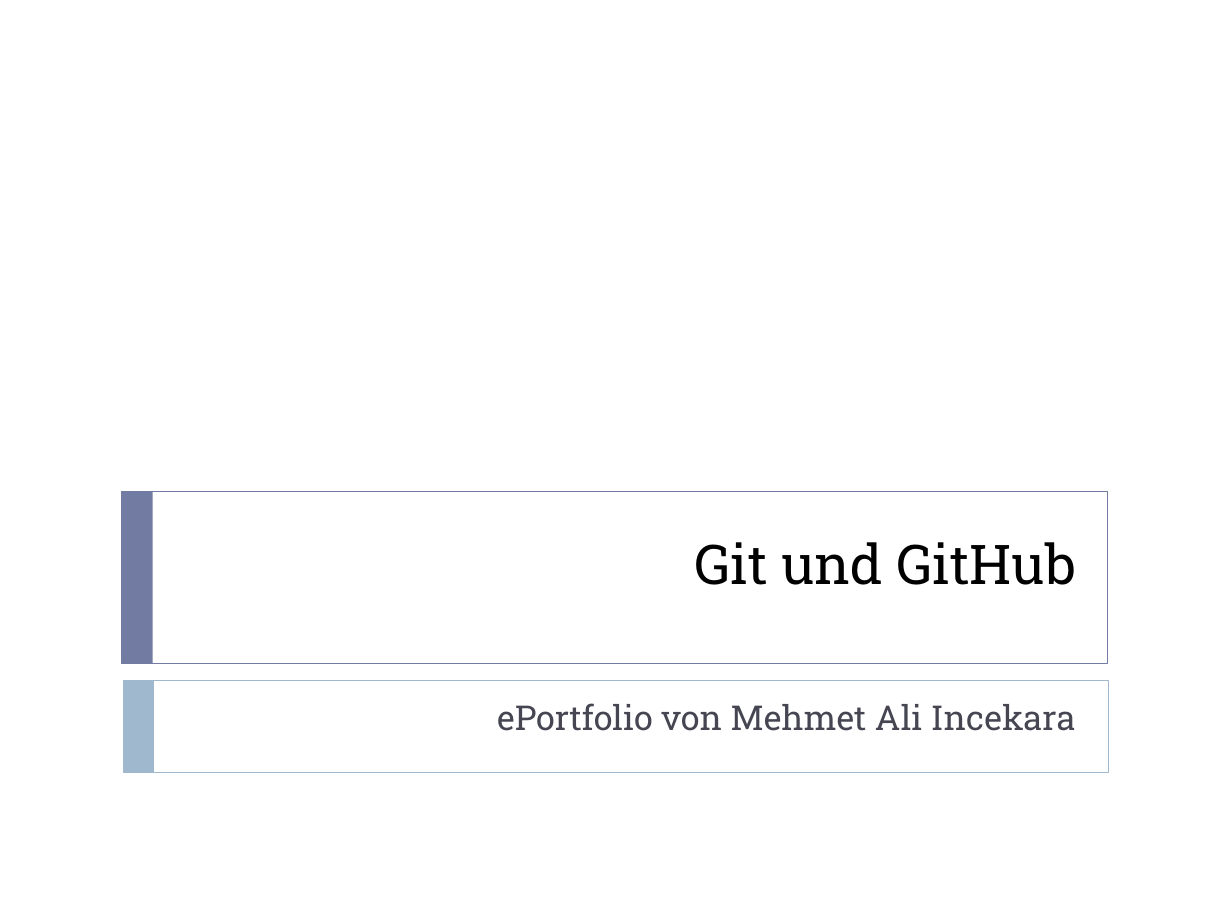
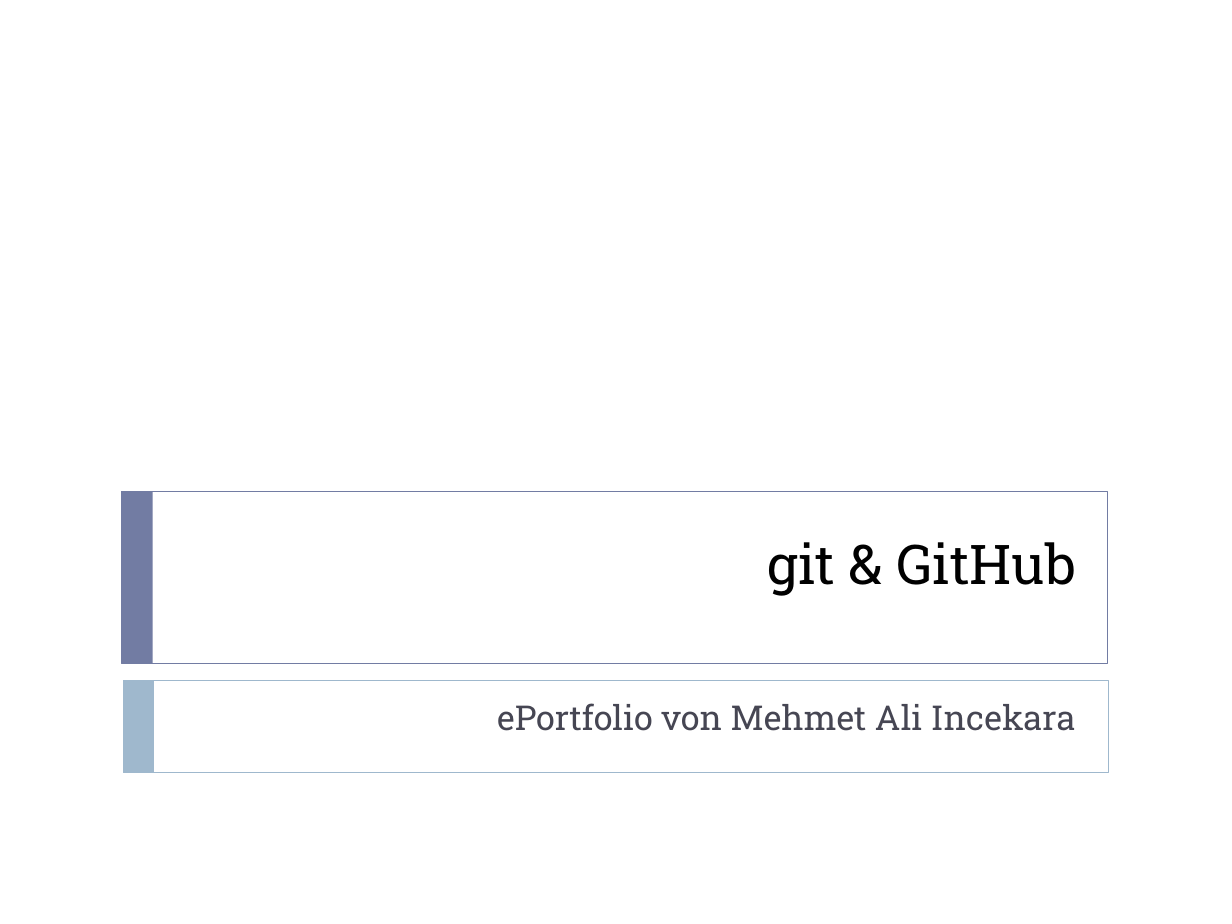
Before and after one commit to xnappy/ePortfolio, a slide deck: slide 1 of Git-und-GitHub.pptx. Drawn at 1232x924 pixels with LibreOffice and Linux fonts; fonts in the diff are those of the drawing. Boxes give left, top, right and bottom in pixels: in the first picture for what was removed or moved away, otherwise in the second. Text is boxed around its words. In the diff, an @@ line names an element or a change of style, - is before the commit and + after.

```diff
--- a/Git-und-GitHub.pptx
+++ b/Git-und-GitHub.pptx
@@ title at <box>767,542,1076,596</box>: text changed @@
-Git und GitHub
+git & GitHub
```
Also in this commit, not shown: 6 other slides changed, 2 slides added.
